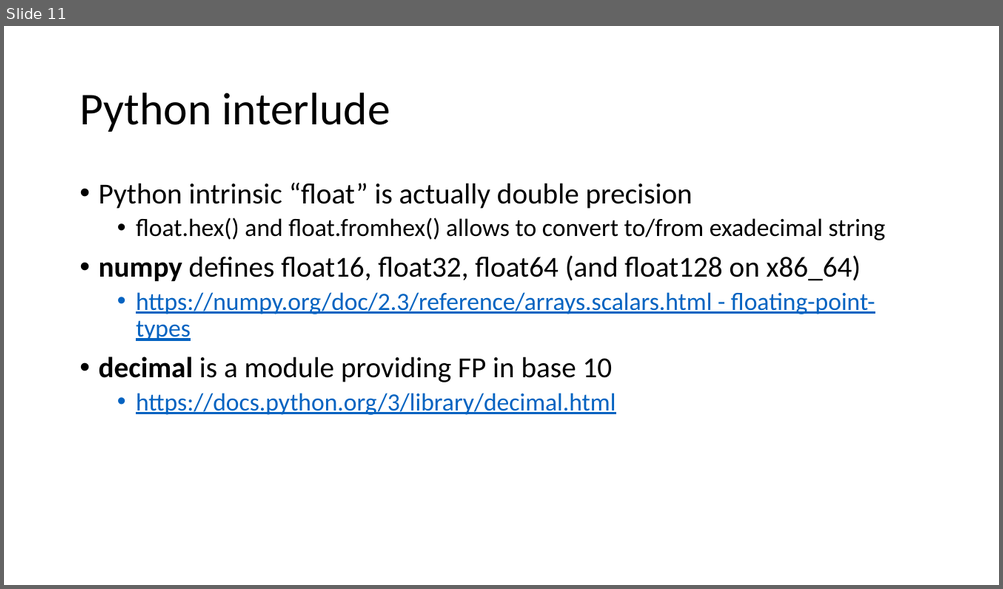
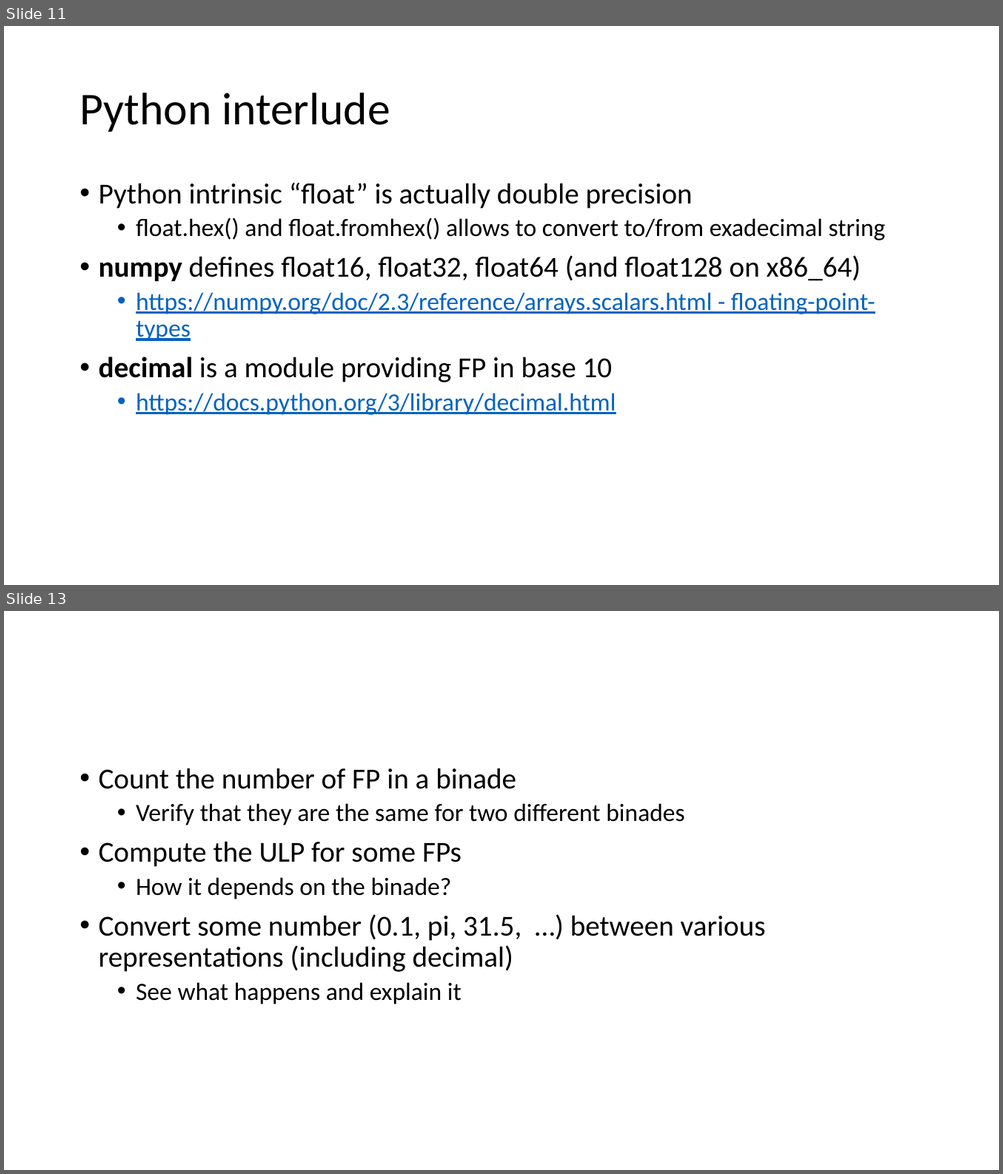
Before and after one commit to VinInn/FPCourse, a slide deck: Slides/FPforScientist.pptx. Shown one above the other, each under a label of ours: slide 11 before the commit, slides 11 and 13 after it; the slides between them are not shown. The pictures are 1003x589 and 1003x1174 pixels, drawn with LibreOffice and Linux fonts; fonts in the diff are those of the drawing. Boxes give left, top, right and bottom in pixels: in the first picture for what was removed or moved away, otherwise in the second. Text is boxed around its words. In the diff, an @@ line names an element or a change of style, - is before the commit and + after.

```diff
--- a/Slides/FPforScientist.pptx
+++ b/Slides/FPforScientist.pptx
@@ slide 13 added at (4, 611, 999, 1170), background #FFFFFF @@
@@ text added at (99, 768, 765, 1005), 28 pt, text #000000 @@
+• Count the number of FP in a binade
+  • Verify that they are the same for two different binades
+• Compute the ULP for some FPs
+  • How it depends on the binade?
+• Convert some number (0.1, pi, 31.5, …) between various representations (including decimal)
+  • See what happens and explain it
```
Also in this commit, not shown: 2 other slides added.
